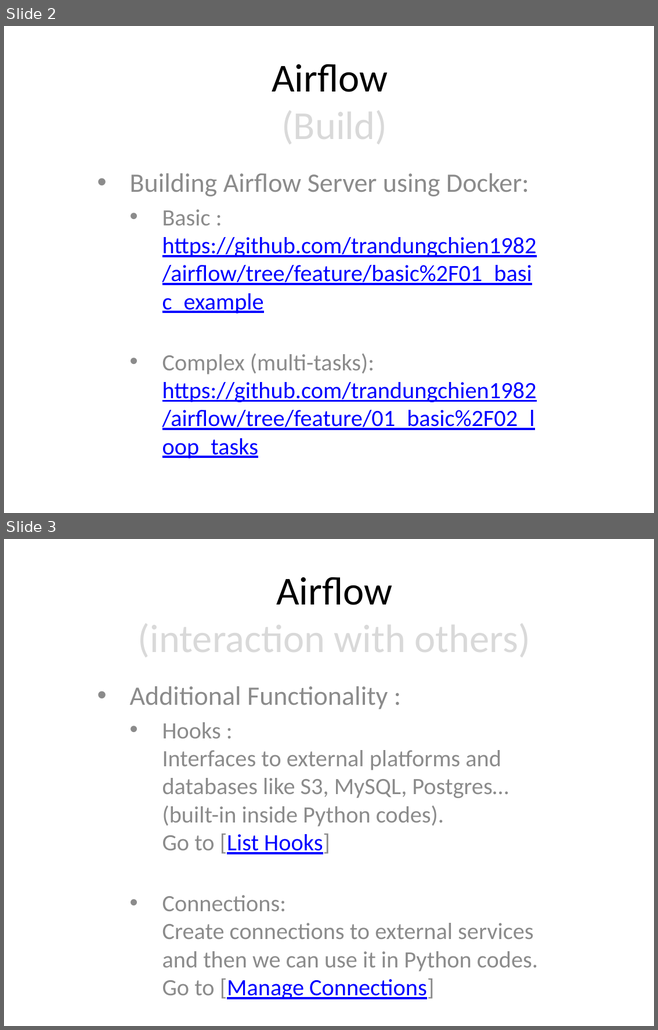
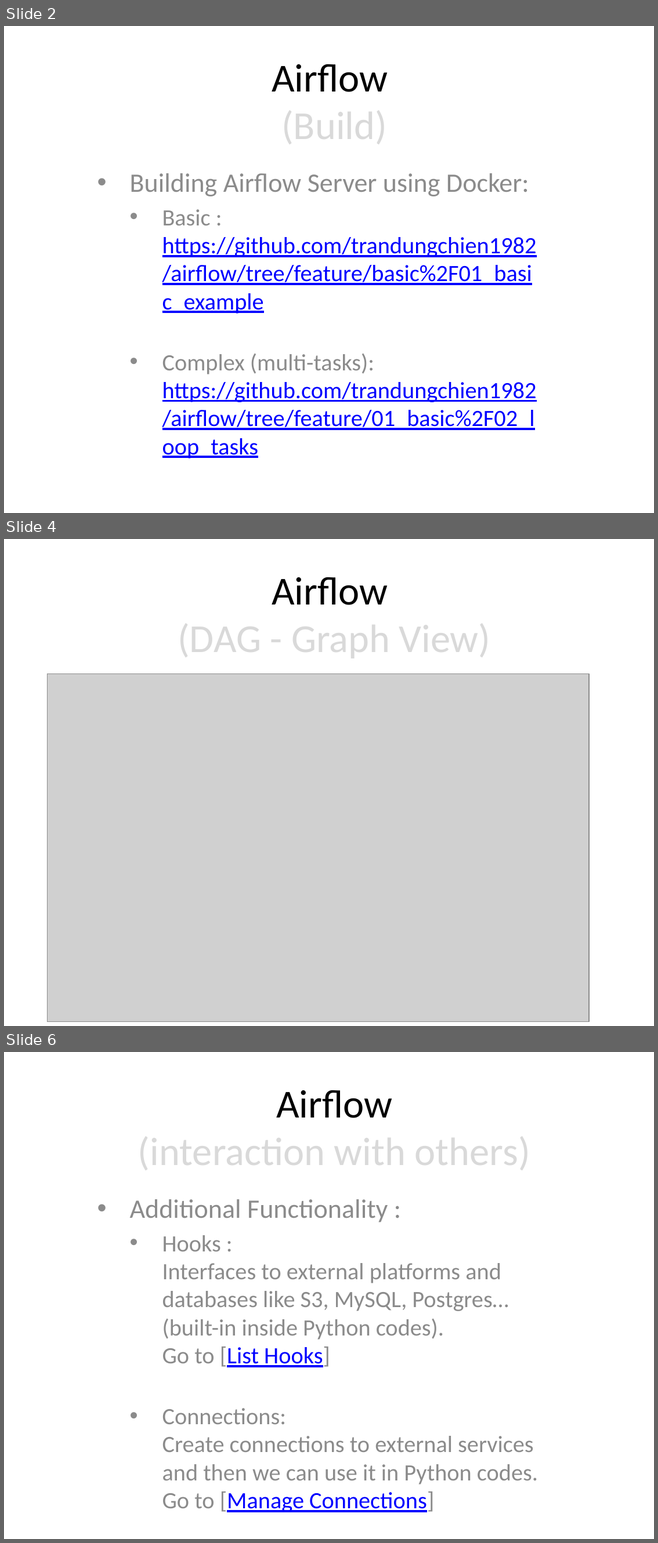
Before and after one commit to trandungchien1982/airflow, a slide deck: 01.Airflow_Basic.pptx. Shown one above the other, each under a label of ours: slides 2 and 3 before the commit, slides 2, 4 and 6 after it; the slides between them are not shown. The pictures are 658x1030 and 658x1543 pixels, drawn with LibreOffice and Linux fonts; fonts in the diff are those of the drawing; grey boxes stand for pictures. Boxes give left, top, right and bottom in pixels: in the first picture for what was removed or moved away, otherwise in the second. Text is boxed around its words. In the diff, an @@ line names an element or a change of style, - is before the commit and + after.

Commit message:
Add some screenshots in Airflow UI

```diff
--- a/01.Airflow_Basic.pptx
+++ b/01.Airflow_Basic.pptx
@@ slide 4 added at (4,539,654,1026), background #FFFFFF @@
@@ title added at (177,577,491,663), 44 pt, text #D9D9D9 @@
+Airflow
+(DAG - Graph View)
@@ picture added at (48,674,589,1022) @@
@@ what was slide 3 is now slide 6 @@
```
Also in this commit, not shown: 2 other slides added.
